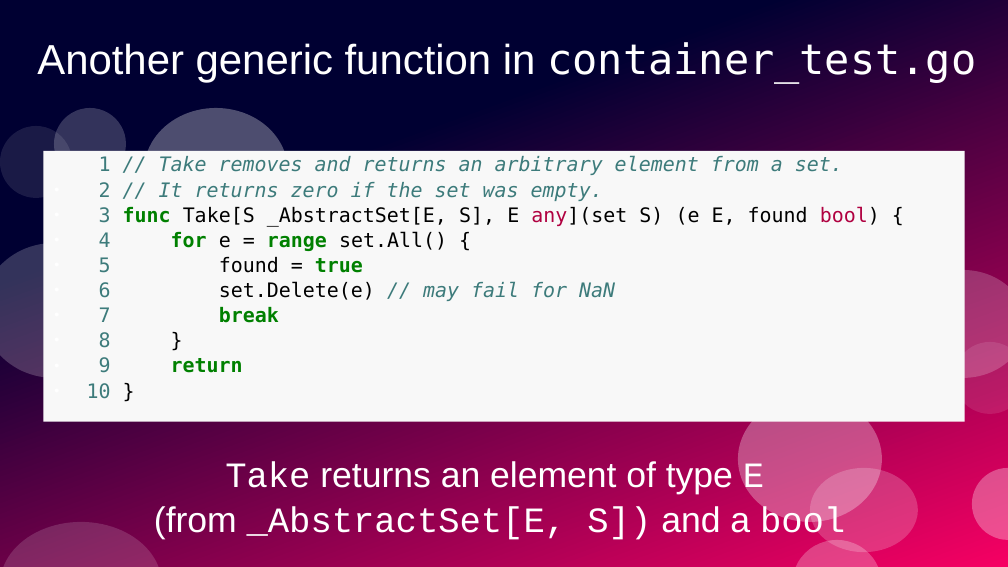
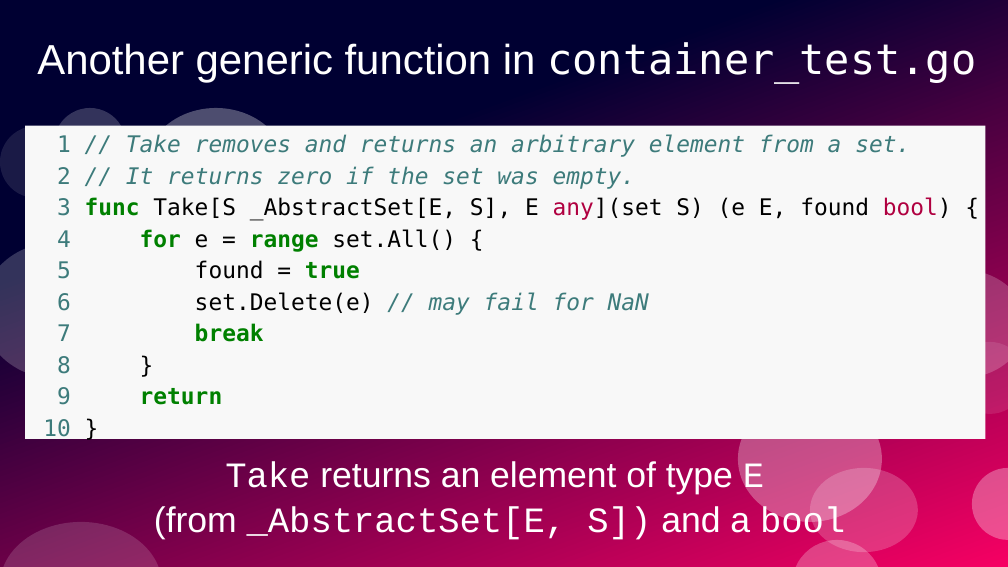
Before and after one commit to ramalho/sets-in-go, a slide deck: slide 46 of sets-in-go.odp (slide 45 before the commit). Drawn at 1008x567 pixels with LibreOffice and Linux fonts; fonts in the diff are those of the drawing. Boxes give left, top, right and bottom in pixels: in the first picture for what was removed or moved away, otherwise in the second. Text is boxed around its words. In the diff, an @@ line names an element or a change of style, - is before the commit and + after.

```diff
--- a/sets-in-go.odp
+++ b/sets-in-go.odp
@@ text "1 // Take removes and ...": place and size @@
-text "1 // Take removes and ..." at [43,151,965,422]
+text "1 // Take removes and ..." at [25,125,985,439]
@@ text "1 // Take removes and ..." at [25,125,985,439]: size 15.7 to 18 pt; indent changed; line spacing 1.05 to 1.15; bullet ● to none @@
```
Also in this commit, not shown: 9 other slides changed, 1 slide added, 2 other files.
